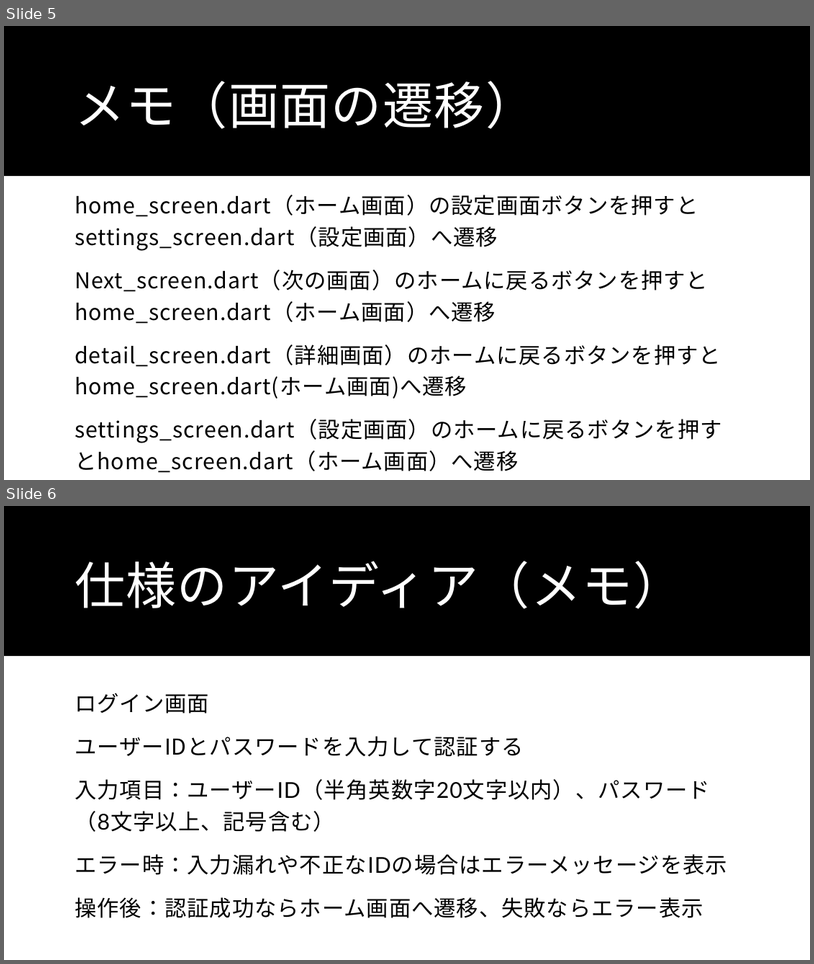
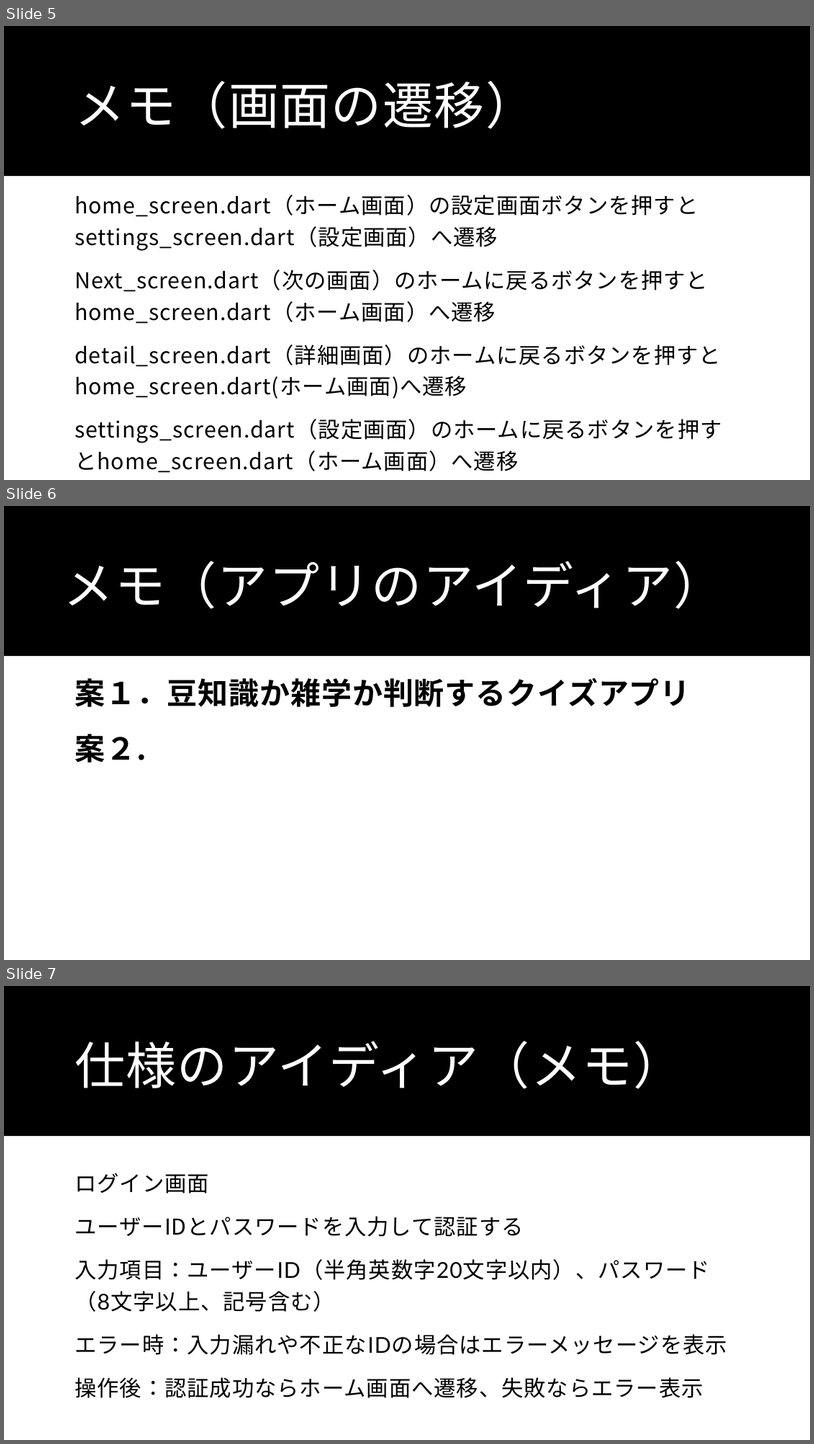
Before and after one commit to Wtnbtkm/flutter_application_1, a slide deck: Flutterの制作仕様書・アイディア（メモ）.pptx. Shown one above the other, each under a label of ours: slides 5 and 6 before the commit, slides 5, 6 and 7 after it. The pictures are 814x964 and 814x1444 pixels, drawn with LibreOffice and Linux fonts; fonts in the diff are those of the drawing. Boxes give left, top, right and bottom in pixels: in the first picture for what was removed or moved away, otherwise in the second. Text is boxed around its words. In the diff, an @@ line names an element or a change of style, - is before the commit and + after.

```diff
--- a/Flutterの制作仕様書・アイディア（メモ）.pptx
+++ b/Flutterの制作仕様書・アイディア（メモ）.pptx
@@ slide 6 added at (4,506,810,960), background #FFFFFF; not listed: 1 template element that a slide beside it also shows @@
@@ title added at (64,561,725,609), 60 pt, text #FFFFFF @@
+メモ（アプリのアイディア）
@@ text added at (75,677,690,762), 36 pt, text #000000, bold @@
+案１．豆知識か雑学か判断するクイズアプリ
+案２.
@@ what was slide 6 is now slide 7 @@
```
Also in this commit, not shown: 1 slide changed.
